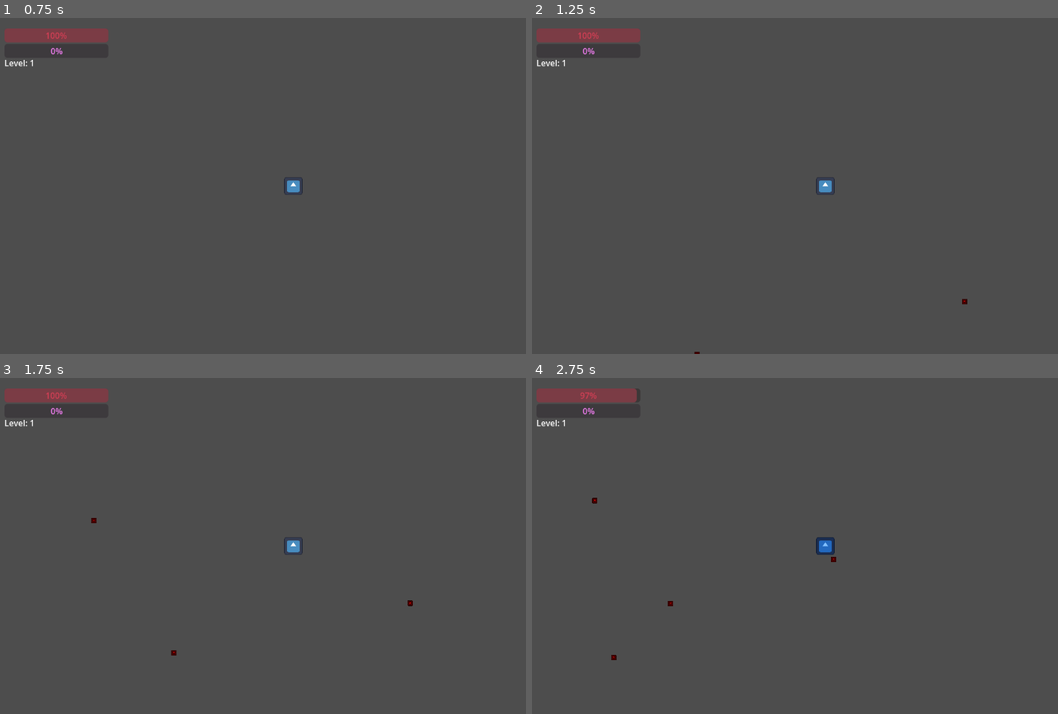
Above: before the commit, frames 1-4 (two rows, left to right).
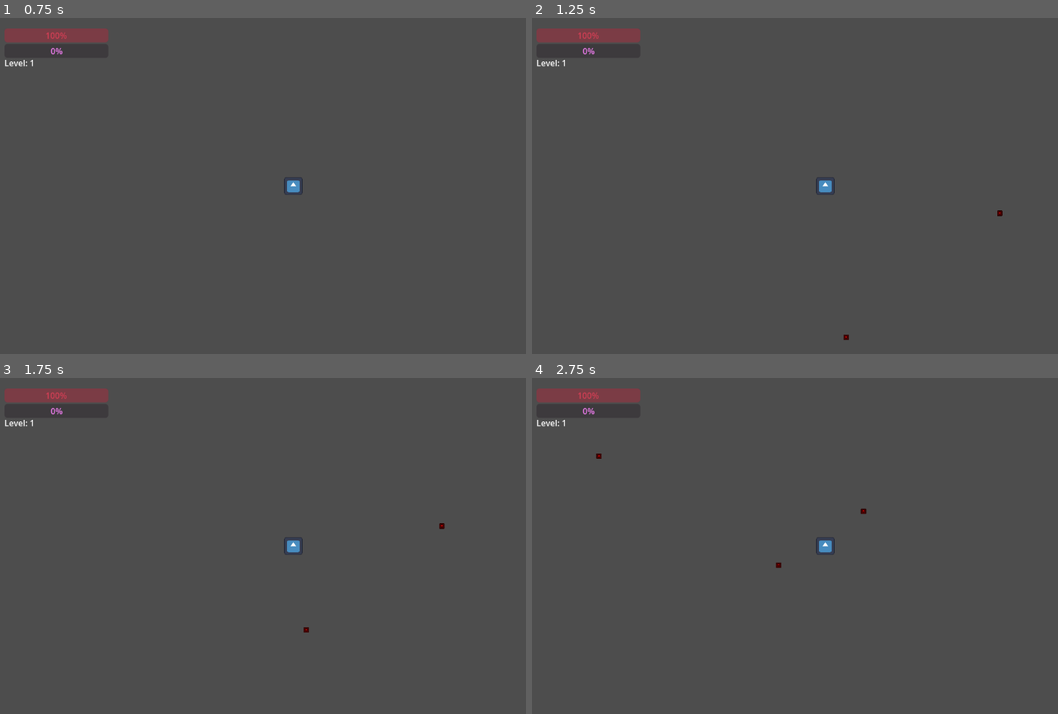
Above: after the commit, the same moments.

Repository: erdemydt/gameinyo
Game: Godot game, scene res://Scenes/Game/Game.tscn
Two runs of this game, one before a commit and one after it. Both use one fixed random seed, a clock stepped at 60 frames per second and the inputs below. The engine's default icon, where the game draws it, is replaced by a stand-in: a white triangle on a blue panel in a dark square.
Inputs:
- Up to frame 1 (0.75 s): tap Enter at 0.5 s; hold D (ui_right) from 0.53 s (still down)
- Up to frame 2 (1.25 s): keep holding D (ui_right)
- Up to frame 3 (1.75 s): release D (ui_right) at 1.28 s; hold S (ui_down) from 1.28 s (still down)
- Up to frame 4 (2.75 s): tap Space at 2 s; release S (ui_down) at 2.03 s; hold D (ui_right) from 2.03 s (still down)

Frame 1 is identical in both runs. In frame 2, less than 0.1% of the frame differs, in the area x 30-90%, y 57-100%; in frame 3, less than 0.1%; in frame 4, 0.3%, in the area x 8-64%, y 3-84%.

Commit message:
autoload and spawner added

Diff:
--- /dev/null
+++ b/Autoload/GameManager.gd
@@ -0,0 +1,16 @@
+extends Node
+
+var score = 0
+var high_score = 0
+var session_time = 0.0
+var current_level = 1
+
+func reset():
+	score = 0
+	session_time = 0.0
+	current_level = 1
+
+func add_score(amount):
+	score += amount
+	if score > high_score:
+		high_score = score
--- a/Scenes/Entities/enemy.gd
+++ b/Scenes/Entities/enemy.gd
@@ -9,31 +9,31 @@
 @export var xp_gem_scene: PackedScene
 
 func _ready():
-    add_to_group("enemies")
+	add_to_group("enemies")
 
 func _physics_process(delta):
-    if player == null:
-        return
-    var direction = (player.global_position - global_position).normalized()
-    velocity = direction * SPEED
-    move_and_slide()
+	if player == null:
+		return
+	var direction = (player.global_position - global_position).normalized()
+	velocity = direction * SPEED
+	move_and_slide()
 
-    damage_timer += delta
-    if damage_timer >= damage_interval:
-        var distance = global_position.distance_to(player.global_position)
-        if distance < 32:
-            damage_timer = 0.0
-            player.take_damage(damage)
+	damage_timer += delta
+	if damage_timer >= damage_interval:
+		var distance = global_position.distance_to(player.global_position)
+		if distance < 32:
+			damage_timer = 0.0
+			player.take_damage(damage)
 
 func take_damage(amount):
-    health -= amount
-    var sprite = $Sprite2D
-    sprite.modulate = Color(1, 1, 1, 1)  # flash white
-    var tween = create_tween()
-    tween.tween_property(sprite, "modulate", Color(1, 0, 0, 1), 0.1)  # back to red
-    if health <= 0:
-        if xp_gem_scene:
-            var gem = xp_gem_scene.instantiate()
-            gem.global_position = global_position
-            get_parent().add_child(gem)
-        queue_free()
+	health -= amount
+	var sprite = $Sprite2D
+	sprite.modulate = Color(1, 1, 1, 1)  # flash white
+	var tween = create_tween()
+	tween.tween_property(sprite, "modulate", Color(1, 0, 0, 1), 0.1)  # back to red
+	if health <= 0:
+		if xp_gem_scene:
+			var gem = xp_gem_scene.instantiate()
+			gem.global_position = global_position
+			get_parent().add_child(gem)
+		queue_free()
--- a/Scenes/Game/Game.tscn
+++ b/Scenes/Game/Game.tscn
@@ -2,14 +2,12 @@
 
 [ext_resource type="Script" uid="uid://cekit7jsb0t35" path="res://Scenes/Game/main.gd" id="1_y3kpf"]
 [ext_resource type="PackedScene" uid="uid://d3hqrbdhyiwwf" path="res://Scenes/Entities/Enemy.tscn" id="2_3k6gv"]
-[ext_resource type="PackedScene" uid="uid://hj6et6k06o4f" path="res://Scenes/Entities/XPGem.tscn" id="3_1q8bt"]
 [ext_resource type="PackedScene" uid="uid://cjkj6jnoj4f6t" path="res://Scenes/Entities/Player.tscn" id="4_gvja8"]
+[ext_resource type="Script" uid="uid://bb8t23fnbogov" path="res://Scenes/Game/spawner.gd" id="4_y3kpf"]
 [ext_resource type="PackedScene" uid="uid://ceh7gqayj3shp" path="res://UI/HUD.tscn" id="5_m1o7v"]
 
 [node name="Node2D" type="Node2D" unique_id=1751238332]
 script = ExtResource("1_y3kpf")
-enemy_scene = ExtResource("2_3k6gv")
-xp_gem_scene = ExtResource("3_1q8bt")
 
 [node name="Player" parent="." unique_id=398365422 instance=ExtResource("4_gvja8")]
 position = Vector2(576, 324)
@@ -19,3 +17,7 @@
 [node name="Enemies" type="Node2D" parent="." unique_id=1674834011]
 
 [node name="UI" parent="." unique_id=941438605 instance=ExtResource("5_m1o7v")]
+
+[node name="Spawner" type="Node2D" parent="." unique_id=948704919]
+script = ExtResource("4_y3kpf")
+enemy_scene = ExtResource("2_3k6gv")
--- a/Scenes/Game/main.gd
+++ b/Scenes/Game/main.gd
@@ -1,28 +1,10 @@
 extends Node2D
 
-@export var enemy_scene: PackedScene
-@export var xp_gem_scene: PackedScene
 var player: CharacterBody2D
 var ui
-var spawn_timer = 0.0
-var spawn_interval = 0.5
 
 func _ready():
 	player = $Player
 	ui = $UI
 	player.ui = ui
-
-func _process(delta):
-	spawn_timer += delta
-	if spawn_timer >= spawn_interval:
-		spawn_timer = 0.0
-		spawn_enemy()
-
-func spawn_enemy():
-	var enemy = enemy_scene.instantiate()
-	enemy.player = player
-	enemy.xp_gem_scene = xp_gem_scene
-	var angle = randf() * TAU
-	var distance = 400.0
-	enemy.global_position = player.global_position + Vector2(cos(angle), sin(angle)) * distance
-	$Enemies.add_child(enemy)
+	$Spawner.player = player
--- /dev/null
+++ b/Scenes/Game/spawner.gd
@@ -0,0 +1,20 @@
+extends Node2D
+
+@export var enemy_scene: PackedScene
+var player: CharacterBody2D
+var spawn_timer = 0.0
+var spawn_interval = 0.5
+
+func _process(delta):
+	spawn_timer += delta
+	if spawn_timer >= spawn_interval:
+		spawn_timer = 0.0
+		_spawn_enemy()
+
+func _spawn_enemy():
+	var enemy = enemy_scene.instantiate()
+	enemy.player = player
+	var angle = randf() * TAU
+	var distance = 400.0
+	enemy.global_position = player.global_position + Vector2(cos(angle), sin(angle)) * distance
+	get_parent().get_node("Enemies").add_child(enemy)
--- a/project.godot
+++ b/project.godot
@@ -14,6 +14,10 @@
 run/main_scene="uid://c6scdtf5tmhd4"
 config/features=PackedStringArray("4.6", "GL Compatibility")
 config/icon="res://Assets/icon.svg"
+
+[autoload]
+
+GameManager="*uid://dqeb3kcv240mw"
 
 [input]
 
Not shown, added: Autoload/GameManager.gd.uid
Not shown, added: Scenes/Game/spawner.gd.uid
